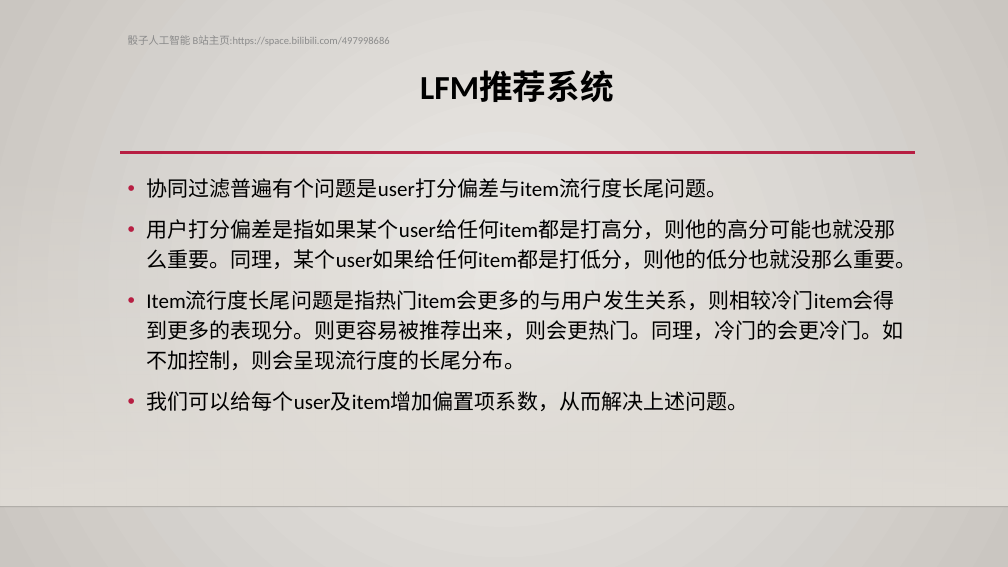
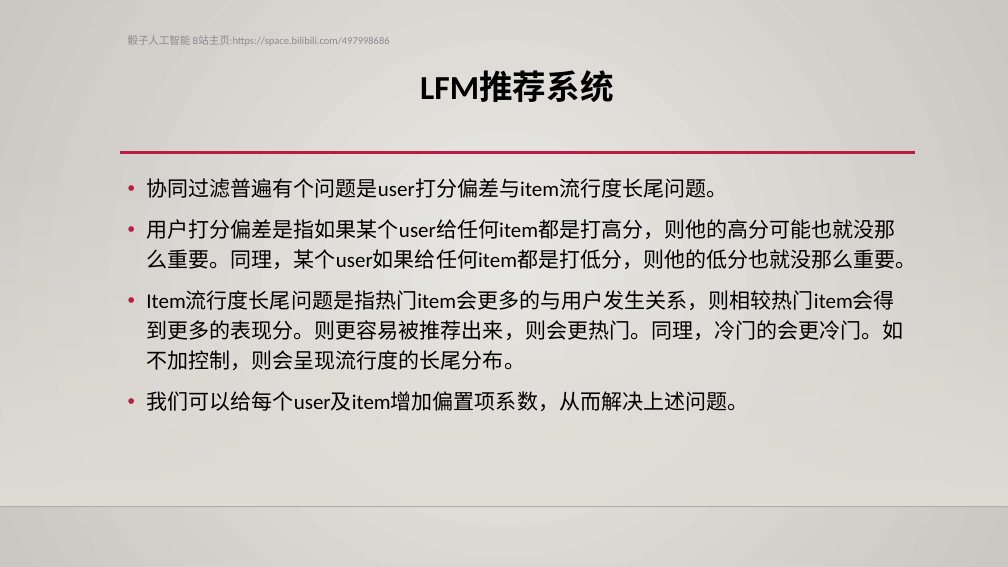
Before and after one commit to rexrex9/SVD_ALS_recommendation_system, a slide deck: slide 8 of SVD与LFM推荐系统.pptx. Drawn at 1008x567 pixels with LibreOffice and Linux fonts; fonts in the diff are those of the drawing; background and template pictures are left out. Boxes give left, top, right and bottom in pixels: in the first picture for what was removed or moved away, otherwise in the second. Text is boxed around its words. In the diff, an @@ line names an element or a change of style, - is before the commit and + after.

```diff
--- a/SVD与LFM推荐系统.pptx
+++ b/SVD与LFM推荐系统.pptx
@@ text at [146,290,903,370]: text changed @@
-• Item流行度长尾问题是指热门item会更多的与用户发生关系，则相较冷门item会得到更多的表现分。则更容易被推荐出来，则会更热门。同理，冷门的会更冷门。如不加控制，则会呈现流行度的长尾分布。
+• Item流行度长尾问题是指热门item会更多的与用户发生关系，则相较热门item会得到更多的表现分。则更容易被推荐出来，则会更热门。同理，冷门的会更冷门。如不加控制，则会呈现流行度的长尾分布。
```
Also in this commit, not shown: 3 other slides changed, 6 other files.
